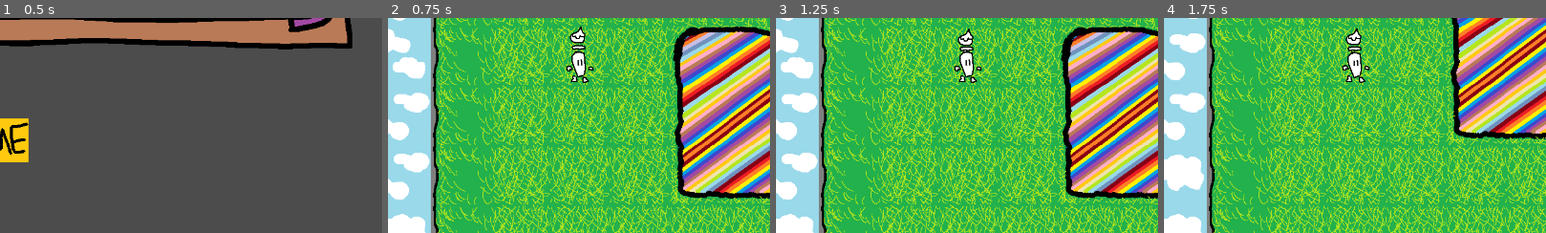
Above: before the commit, frames 1-4 (left to right).
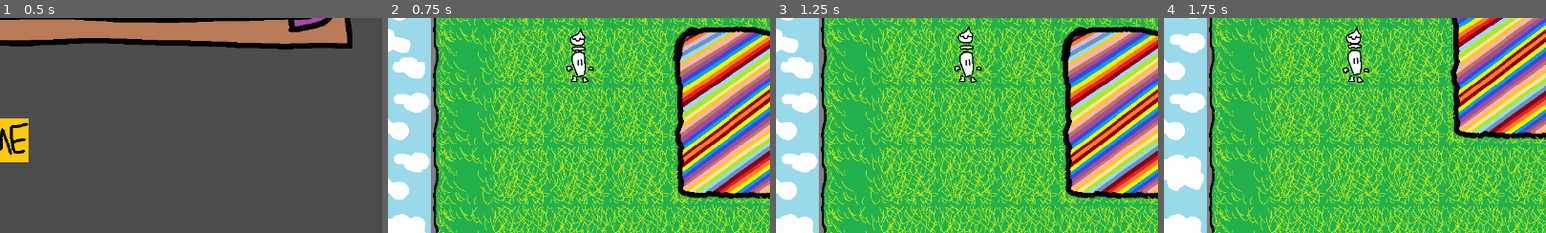
Above: after the commit, the same moments.

Repository: Melaisi/PaintGame
Game: Godot game, scene res://Scenes/Title/MainMenu.tscn
Same seed, same stepped clock (60 frames per second), same inputs: the game is played once before the commit and once after it.
Inputs (mouse positions are % of the whole screen's width and height, from its top left):
- Up to frame 1 (0.5 s): no input
- Up to frame 2 (0.75 s): tap Enter at 0.5 s; move the mouse to (41, 70) at 0.52 s; hold Right (ui_right) from 0.53 s (still down); click (41, 70) at 0.67 s
- Up to frame 3 (1.25 s): keep holding Right (ui_right)
- Up to frame 4 (1.75 s): move the mouse to (30, 55) at 1.27 s; release Right (ui_right) at 1.28 s; hold Down (ui_down) from 1.28 s (still down)
The pictures show only the part of the screen within x 25-75%, y 41-91%; the shares and areas given below are measured in that part.

Frame 1 is identical in both runs. In frame 2, 0.3% of the frame differs, in the area x 47-52%, y 3-16%; in frame 3, 0.3%; in frame 4, 0.6%, in the area x 46-54%, y 4-31%.

Commit message:
minor update

Diff:
--- a/Scenes/Encounter/Encounter.tscn
+++ b/Scenes/Encounter/Encounter.tscn
@@ -1,9 +1,27 @@
-[gd_scene load_steps=3 format=2]
+[gd_scene load_steps=5 format=2]
 
 [ext_resource path="res://Art/Temp/testBattle2.png" type="Texture" id=1]
 [ext_resource path="res://Scenes/Encounter/Encounter.gd" type="Script" id=2]
+
+[sub_resource type="SpriteFrames" id=1]
+animations = [ {
+"frames": [  ],
+"loop": true,
+"name": "default",
+"speed": 5.0
+} ]
+
+[sub_resource type="CapsuleShape2D" id=2]
 
 [node name="Sprite" type="Sprite"]
 position = Vector2( 640, 360 )
 texture = ExtResource( 1 )
 script = ExtResource( 2 )
+
+[node name="Area2D" type="Area2D" parent="."]
+
+[node name="AnimatedSprite" type="AnimatedSprite" parent="Area2D"]
+frames = SubResource( 1 )
+
+[node name="CollisionShape2D" type="CollisionShape2D" parent="Area2D"]
+shape = SubResource( 2 )
--- a/Scenes/Party/Player/Player.tscn
+++ b/Scenes/Party/Player/Player.tscn
@@ -23,7 +23,7 @@
 [node name="AnimatedSprite" type="AnimatedSprite" parent="."]
 frames = SubResource( 1 )
 animation = "Idle"
-frame = 3
+frame = 1
 playing = true
 
 [node name="CollisionShape2D" type="CollisionShape2D" parent="."]
